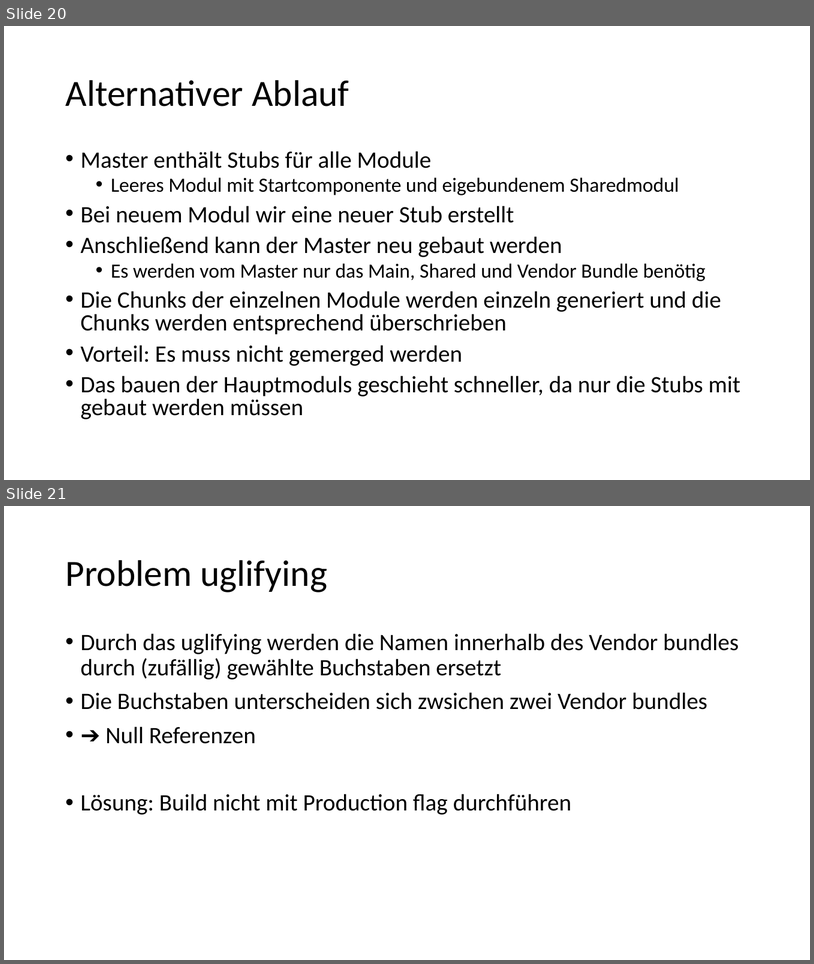
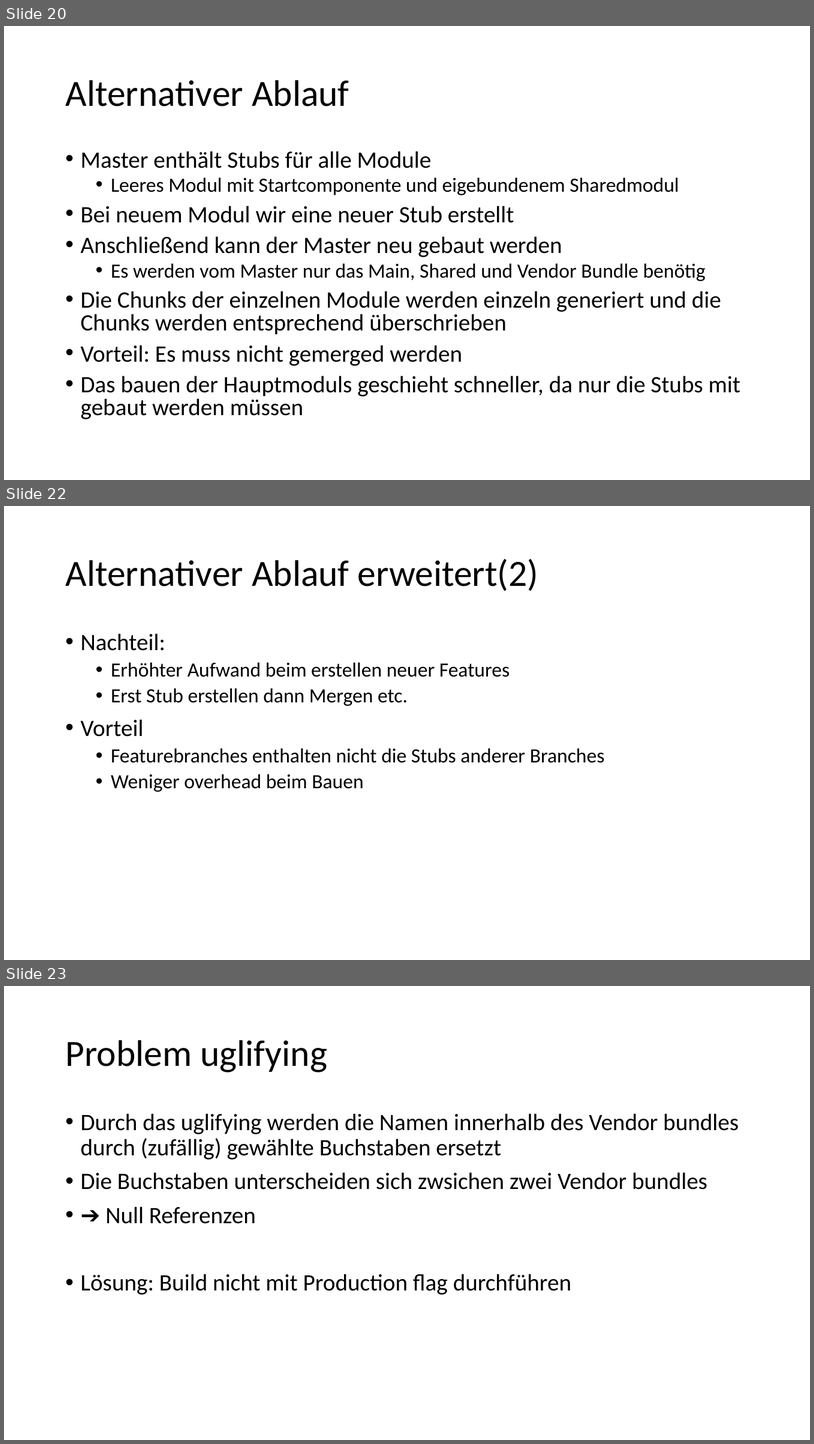
Before and after one commit to EnnoLohmann/AngularChunkReplacement, a slide deck: ChunkReplacement.pptx. Shown one above the other, each under a label of ours: slides 20 and 21 before the commit, slides 20, 22 and 23 after it; the slides between them are not shown. The pictures are 814x964 and 814x1444 pixels, drawn with LibreOffice and Linux fonts; fonts in the diff are those of the drawing. Boxes give left, top, right and bottom in pixels: in the first picture for what was removed or moved away, otherwise in the second. Text is boxed around its words. In the diff, an @@ line names an element or a change of style, - is before the commit and + after.

```diff
--- a/ChunkReplacement.pptx
+++ b/ChunkReplacement.pptx
@@ slide 22 added at (x1=4, y1=506, x2=810, y2=960), background #FFFFFF @@
@@ title added at (x1=65, y1=559, x2=539, y2=591), 44 pt, text #000000 @@
+Alternativer Ablauf erweitert(2)
@@ text added at (x1=81, y1=633, x2=605, y2=792), 24 pt, text #000000 @@
+• Nachteil:
+  • Erhöhter Aufwand beim erstellen neuer Features
+  • Erst Stub erstellen dann Mergen etc.
+• Vorteil
+  • Featurebranches enthalten nicht die Stubs anderer Branches
+  • Weniger overhead beim Bauen
@@ what was slide 21 is now slide 23 @@
```
Also in this commit, not shown: 1 other slide added.
